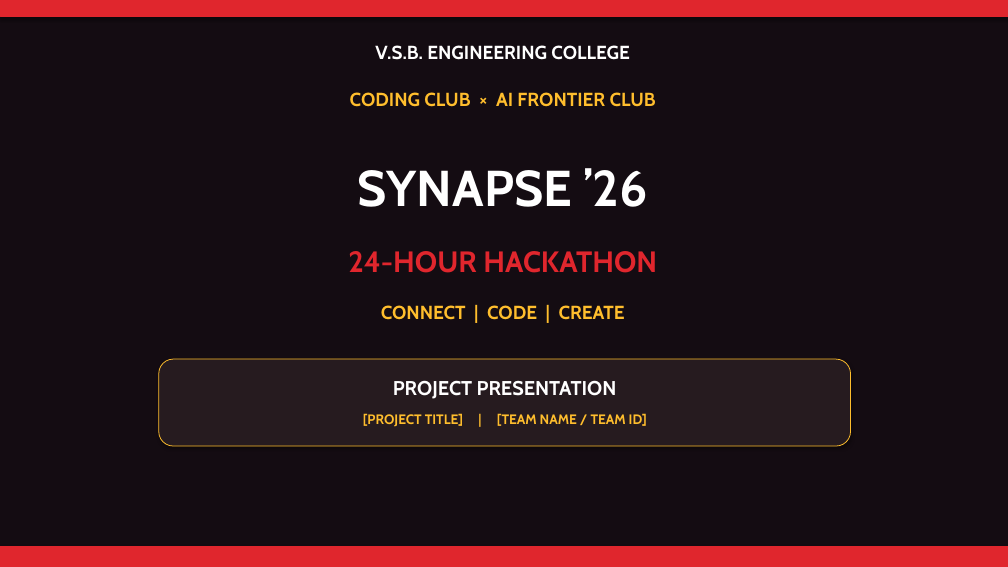
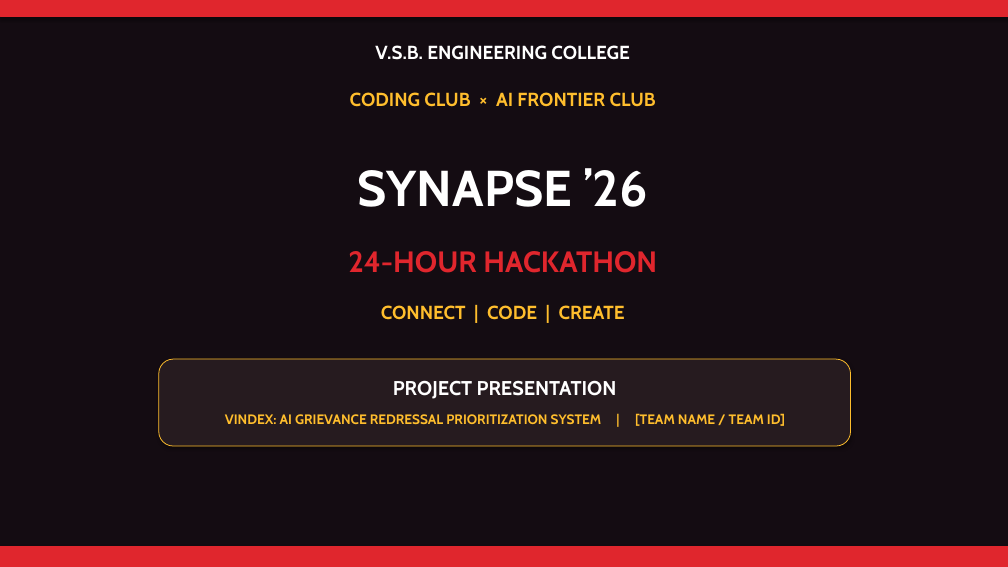
Before and after one commit to Balavigneshcse/AI_Grievance_Redressal_Prioritization_System, a slide deck: slide 1 of docs/sample.pptx. Drawn at 1008x567 pixels with LibreOffice and Linux fonts; fonts in the diff are those of the drawing. Boxes give left, top, right and bottom in pixels: in the first picture for what was removed or moved away, otherwise in the second. Text is boxed around its words. In the diff, an @@ line names an element or a change of style, - is before the commit and + after.

Commit message:
Deck: title and team-details slides filled with project title, problem statement and repo link

```diff
--- a/docs/sample.pptx
+++ b/docs/sample.pptx
@@ text at [225,413,785,426]: text changed @@
-[PROJECT TITLE] | [TEAM NAME / TEAM ID]
+VINDEX: AI GRIEVANCE REDRESSAL PRIORITIZATION SYSTEM | [TEAM NAME / TEAM ID]
```
Also in this commit, not shown: 1 other slide changed.
